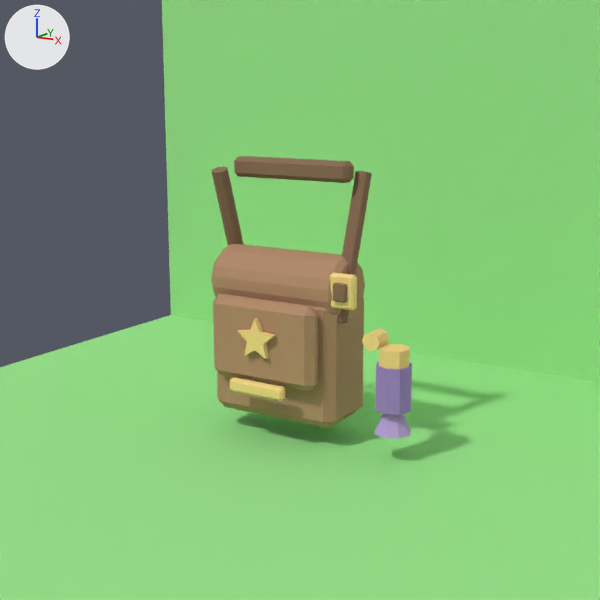
What one commit did to the Blender file assets/wizard_clothing_v1/wizard_satchel/source.blend.
Both versions are drawn from the file's camera 'Camera'. Every picture has the same lights, and +X, +Y and +Z are marked at upper left. The older version comes first.

Script lines for the objects in view, before the commit:
```python
ob_blocky_leather_strap_top = bpy.data.objects.new('blocky leather strap top', me_cube_021)
ob_blocky_leather_strap_top.location = (0.0, 0.04, 1.58)
ob_gold_ring_holding_potion = bpy.data.objects.new('gold ring holding potion', me_cylinder_019)
ob_gold_ring_holding_potion.location = (0.66, -0.12, 0.66)
ob_gold_ring_holding_potion.rotation_euler = (1.571, 0.0, 0.0)  # degrees (90, 0, 0)
ob_purple_potion_gem_body = bpy.data.objects.new('purple potion gem body', me_cylinder_021)
ob_purple_potion_gem_body.location = (0.78, -0.12, 0.4)
ob_purple_potion_point_bottom = bpy.data.objects.new('purple potion point bottom', me_cone_003)
ob_purple_potion_point_bottom.location = (0.78, -0.12, 0.22)
ob_rounded_square_leather_bag_body = bpy.data.objects.new('rounded square leather bag body', me_cube_018)
ob_rounded_square_leather_bag_body.location = (0.0, 0.0, 0.48)
ob_tiny_potion_gold_cap = bpy.data.objects.new('tiny potion gold cap', me_cylinder_020)
ob_tiny_potion_gold_cap.location = (0.78, -0.12, 0.58)
# also in view: 'left leather strap side' at (-0.42, 0.02, 1.15); 'rolled top cylinder flap hinge' at (0.0, -0.02, 0.9); 'right leather strap side' at (0.42, 0.02, 1.15); 'front flap soft trapezoid block' at (0.0, -0.27, 0.59); 'flat chroma background wall' at (0.0, 2.05, 1.75)
```
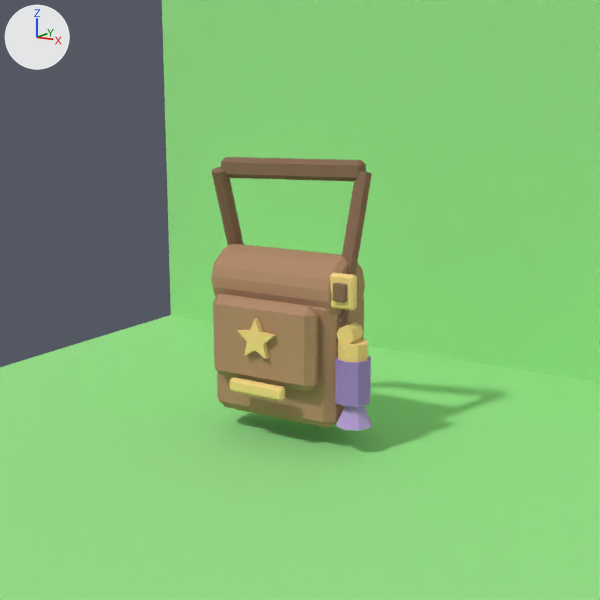
Changed parts and their boxes [x1, y1, x2, y2] in the pictures (600 x 600 px):
'purple potion gem body', moved
    before: [375, 362, 412, 415]
    after: [335, 356, 371, 407]
'blocky leather strap top', turned, rescaled
    before: [234, 156, 354, 183]
    after: [221, 157, 366, 181]
'purple potion point bottom', moved
    before: [374, 414, 411, 439]
    after: [336, 406, 372, 431]
'tiny potion gold cap', moved
    before: [379, 344, 410, 369]
    after: [338, 338, 368, 362]
'gold ring holding potion', moved
    before: [362, 328, 389, 351]
    after: [337, 322, 363, 344]

Diff of the bpy script that builds the scene:
```diff
--- a/assets/wizard_clothing_v1/wizard_satchel/source.blend.py
+++ b/assets/wizard_clothing_v1/wizard_satchel/source.blend.py
@@ ob_blocky_leather_strap_top @@
 ob_blocky_leather_strap_top.location = (0.0, 0.04, 1.58)
+ob_blocky_leather_strap_top.rotation_euler = (0.0, 0.0, 0.268)  # degrees (0, 0, 15)
+ob_blocky_leather_strap_top.scale = (1.1, 1.0, 1.0)
 _m = ob_blocky_leather_strap_top.modifiers.new('tiny rounded toy bevel', 'BEVEL')
@@ ob_gold_ring_holding_potion @@
 ob_gold_ring_holding_potion = bpy.data.objects.new('gold ring holding potion', me_cylinder_019)
-ob_gold_ring_holding_potion.location = (0.66, -0.12, 0.66)
+ob_gold_ring_holding_potion.location = (0.494, -0.12, 0.673)
 ob_gold_ring_holding_potion.rotation_euler = (1.571, 0.0, 0.0)  # degrees (90, 0, 0)
@@ ob_tiny_potion_gold_cap @@
 ob_tiny_potion_gold_cap = bpy.data.objects.new('tiny potion gold cap', me_cylinder_020)
-ob_tiny_potion_gold_cap.location = (0.78, -0.12, 0.58)
+ob_tiny_potion_gold_cap.location = (0.516, -0.12, 0.58)
@@ ob_purple_potion_gem_body @@
 ob_purple_potion_gem_body = bpy.data.objects.new('purple potion gem body', me_cylinder_021)
-ob_purple_potion_gem_body.location = (0.78, -0.12, 0.4)
+ob_purple_potion_gem_body.location = (0.518, -0.12, 0.4)
@@ ob_purple_potion_point_bottom @@
 ob_purple_potion_point_bottom = bpy.data.objects.new('purple potion point bottom', me_cone_003)
-ob_purple_potion_point_bottom.location = (0.78, -0.12, 0.22)
+ob_purple_potion_point_bottom.location = (0.528, -0.12, 0.22)
```
